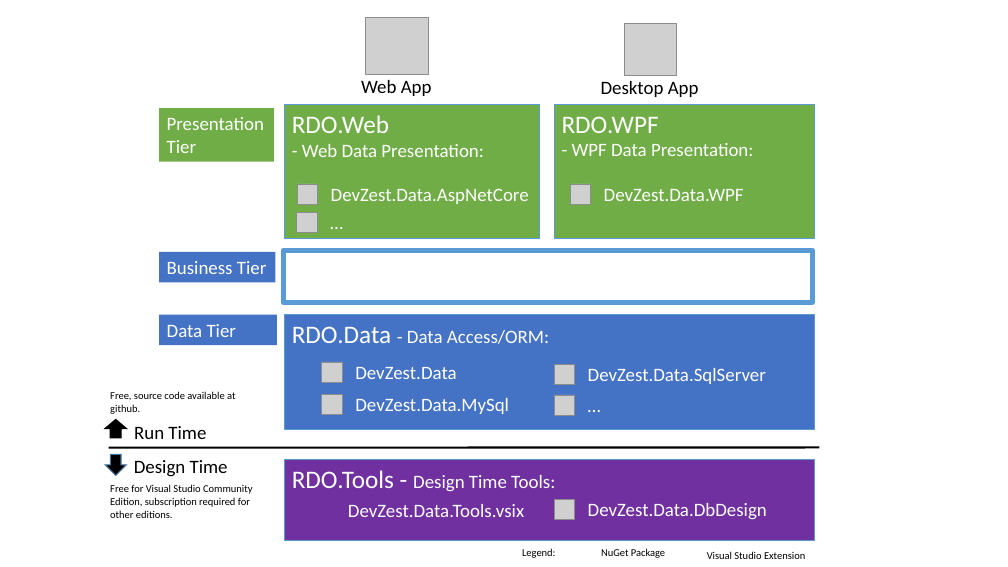
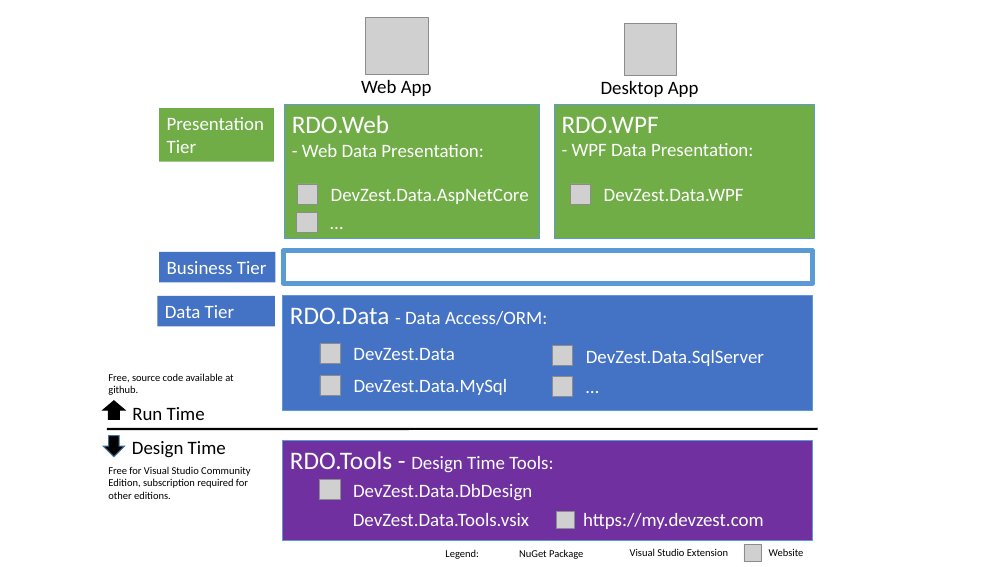
Before and after one commit to DevZest/RDO.Net, a slide deck: slide 1 of docs_src/primitives/RdoNetOverview.pptx. Drawn at 1008x567 pixels with LibreOffice and Linux fonts; fonts in the diff are those of the drawing; grey boxes stand for pictures; background and template pictures are left out. Boxes give left, top, right and bottom in pixels: in the first picture for what was removed or moved away, otherwise in the second. Text is boxed around its words. In the diff, an @@ line names an element or a change of style, - is before the commit and + after.

Commit message:
Add https://my.devzest.com website url to RdoNetOverview.pptx/png.

```diff
--- a/docs_src/primitives/RdoNetOverview.pptx
+++ b/docs_src/primitives/RdoNetOverview.pptx
@@ rectangle: place and size @@
-rectangle at bbox=[284, 250, 813, 302]
+rectangle at bbox=[284, 250, 813, 284]
@@ 2 texts, 1 rectangle: place and size @@
-2 texts, 1 rectangle at bbox=[160, 315, 766, 420]
+2 texts, 1 rectangle at bbox=[157, 296, 764, 402]
@@ 6 texts, 4 pictures, 1 rectangle, 1 down arrow, 1 line, 1 up arrow: place and size @@
-6 texts, 4 pictures, 1 rectangle, 1 down arrow, 1 line, 1 up arrow at bbox=[105, 315, 820, 518]
+6 texts, 4 pictures, 1 rectangle, 1 down arrow, 1 line, 1 up arrow at bbox=[103, 296, 817, 499]
@@ rectangle "RDO.Tools - Design Time Tools:": place and size @@
-rectangle "RDO.Tools - Design Time Tools:" at bbox=[284, 460, 814, 541]
+rectangle "RDO.Tools - Design Time Tools:" at bbox=[283, 441, 813, 541]
@@ text "DevZest.Data.DbDesign": place and size @@
-text "DevZest.Data.DbDesign" at bbox=[588, 503, 767, 520]
+text "DevZest.Data.DbDesign" at bbox=[353, 484, 532, 501]
@@ picture: place and size @@
-picture at bbox=[554, 500, 575, 520]
+picture at bbox=[320, 480, 340, 501]
@@ text "DevZest.Data.Tools.vsix": place and size @@
-text "DevZest.Data.Tools.vsix" at bbox=[348, 504, 524, 517]
+text "DevZest.Data.Tools.vsix" at bbox=[353, 513, 529, 526]
@@ picture added at bbox=[557, 511, 575, 529] @@
@@ text added at bbox=[583, 513, 764, 529], 18 pt, text #FFFFFF @@
+https://my.devzest.com
@@ text "Legend:": place and size @@
-text "Legend:" at bbox=[522, 548, 555, 558]
+text "Legend:" at bbox=[445, 549, 478, 559]
@@ text "NuGet Package": place and size @@
-text "NuGet Package" at bbox=[601, 548, 665, 558]
+text "NuGet Package" at bbox=[519, 549, 583, 559]
@@ text "Visual Studio Extension": place and size @@
-text "Visual Studio Extension" at bbox=[707, 551, 805, 559]
+text "Visual Studio Extension" at bbox=[630, 548, 728, 556]
@@ picture added at bbox=[744, 544, 761, 562] @@
@@ text added at bbox=[769, 549, 804, 556], 10 pt, text #000000 @@
+Website
```
Also in this commit, not shown: 1 other file.
